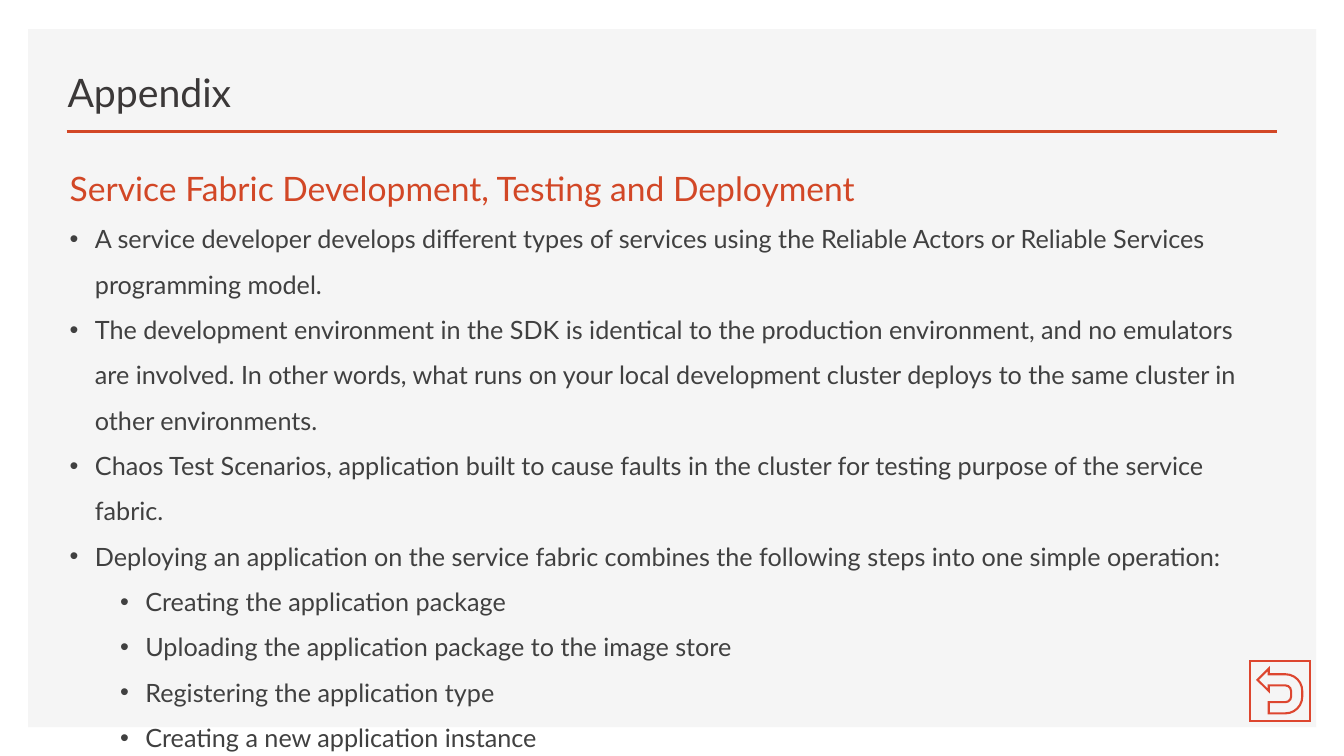
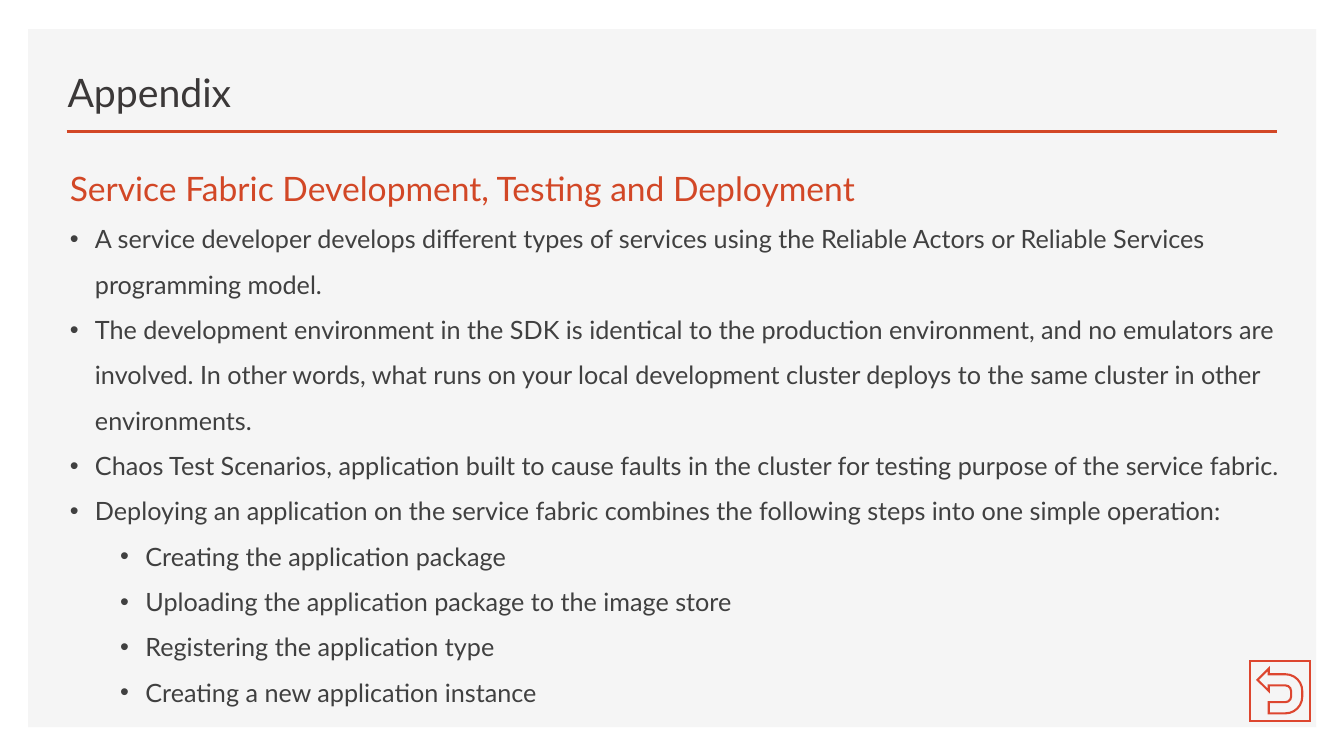
Before and after one commit to brianperera/EasyMaintain, a slide deck: slide 33 of Documents/MicroServices.pptx. Drawn at 1344x756 pixels with LibreOffice and Linux fonts; fonts in the diff are those of the drawing. Boxes give left, top, right and bottom in pixels: in the first picture for what was removed or moved away, otherwise in the second. Text is boxed around its words. In the diff, an @@ line names an element or a change of style, - is before the commit and + after.

```diff
--- a/Documents/MicroServices.pptx
+++ b/Documents/MicroServices.pptx
@@ text "Service Fabric Development, Testing and ..." rewrapped from box(70, 176, 1235, 706) to box(70, 176, 1279, 706) @@
```
Also in this commit, not shown: 8 other slides changed, 1 slide added.
